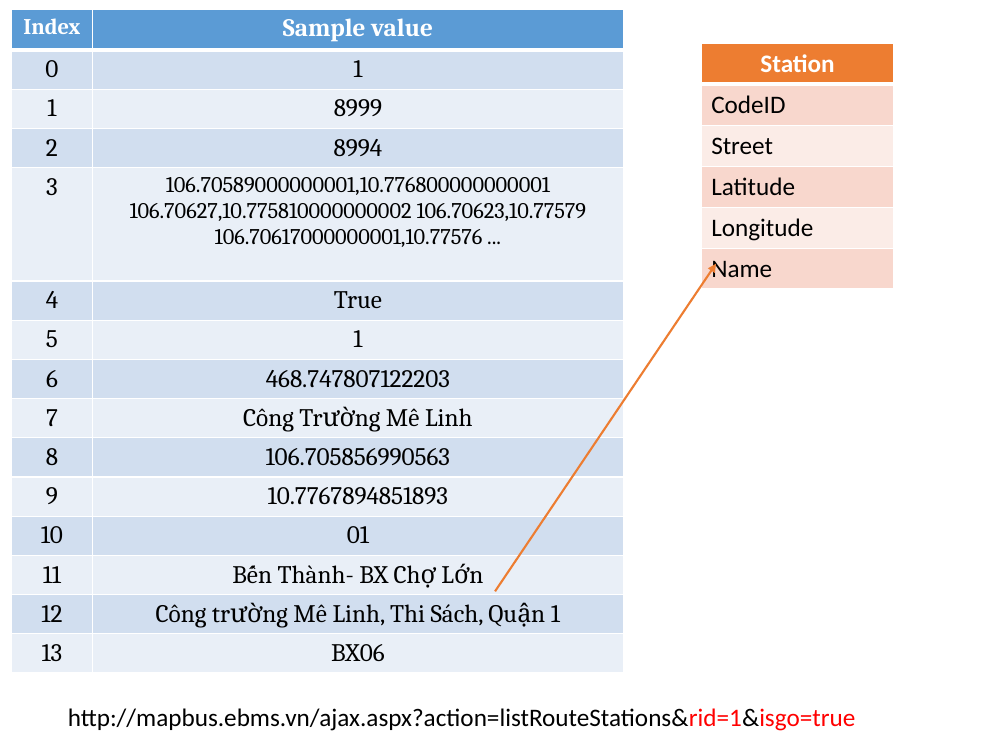
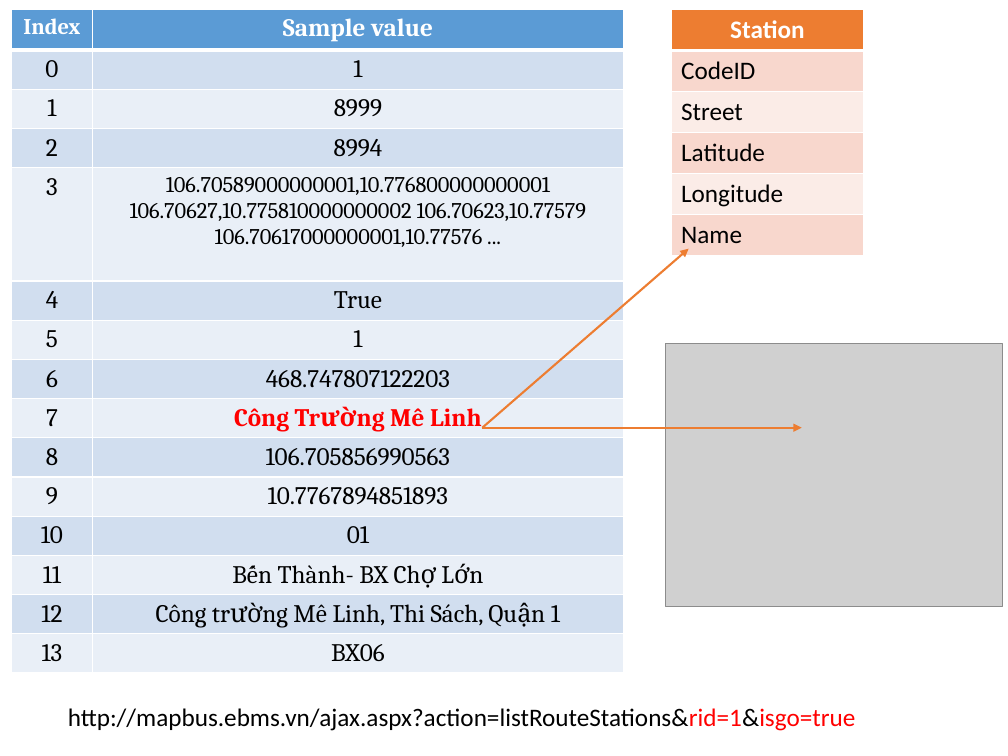
Before and after one commit to hqt/street-router, a slide deck: slide 17 of Document/presentation/parse.pptx (slide 13 before the commit). Drawn at 1008x756 pixels with LibreOffice and Linux fonts; fonts in the diff are those of the drawing; grey boxes stand for pictures. Boxes give left, top, right and bottom in pixels: in the first picture for what was removed or moved away, otherwise in the second. Text is boxed around its words. In the diff, an @@ line names an element or a change of style, - is before the commit and + after.

```diff
--- a/Document/presentation/parse.pptx
+++ b/Document/presentation/parse.pptx
@@ table at (x1=12, y1=9, x2=624, y2=691) @@
@@ text colour #000000 to #FF0000, bold on in "Công Trường Mê Linh" @@
@@ table moved from (x1=702, y1=43, x2=894, y2=289) to (x1=671, y1=9, x2=864, y2=255) @@
@@ arrow moved from (495, 592) - (716, 264) to (483, 427) - (688, 249) @@
@@ picture added at (x1=665, y1=344, x2=1002, y2=607) @@
@@ arrow added from (483, 427) to (801, 427), #ED7D31 1.5 pt @@
```
Also in this commit, not shown: 15 other slides changed, 4 slides added.
